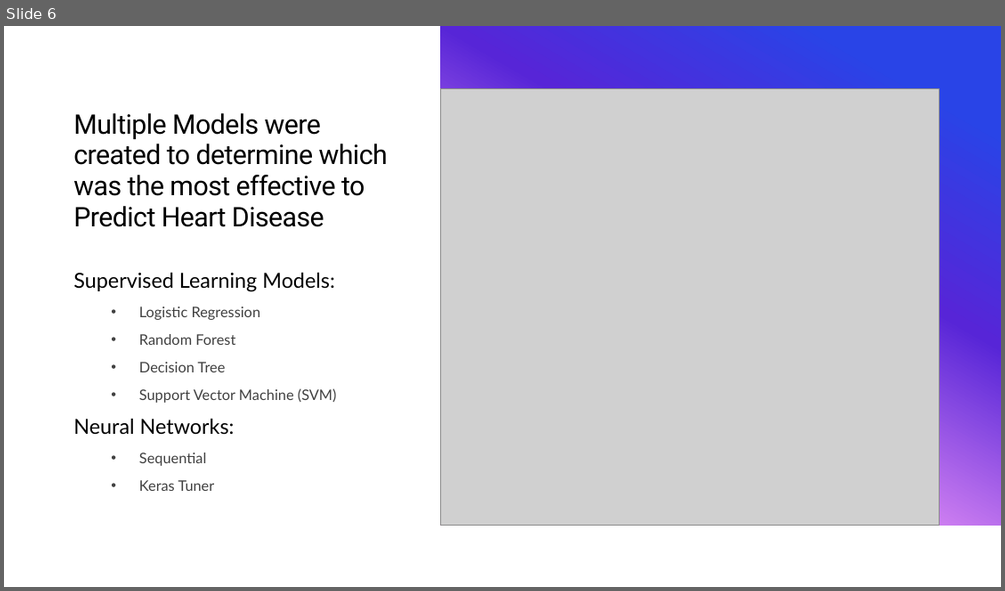
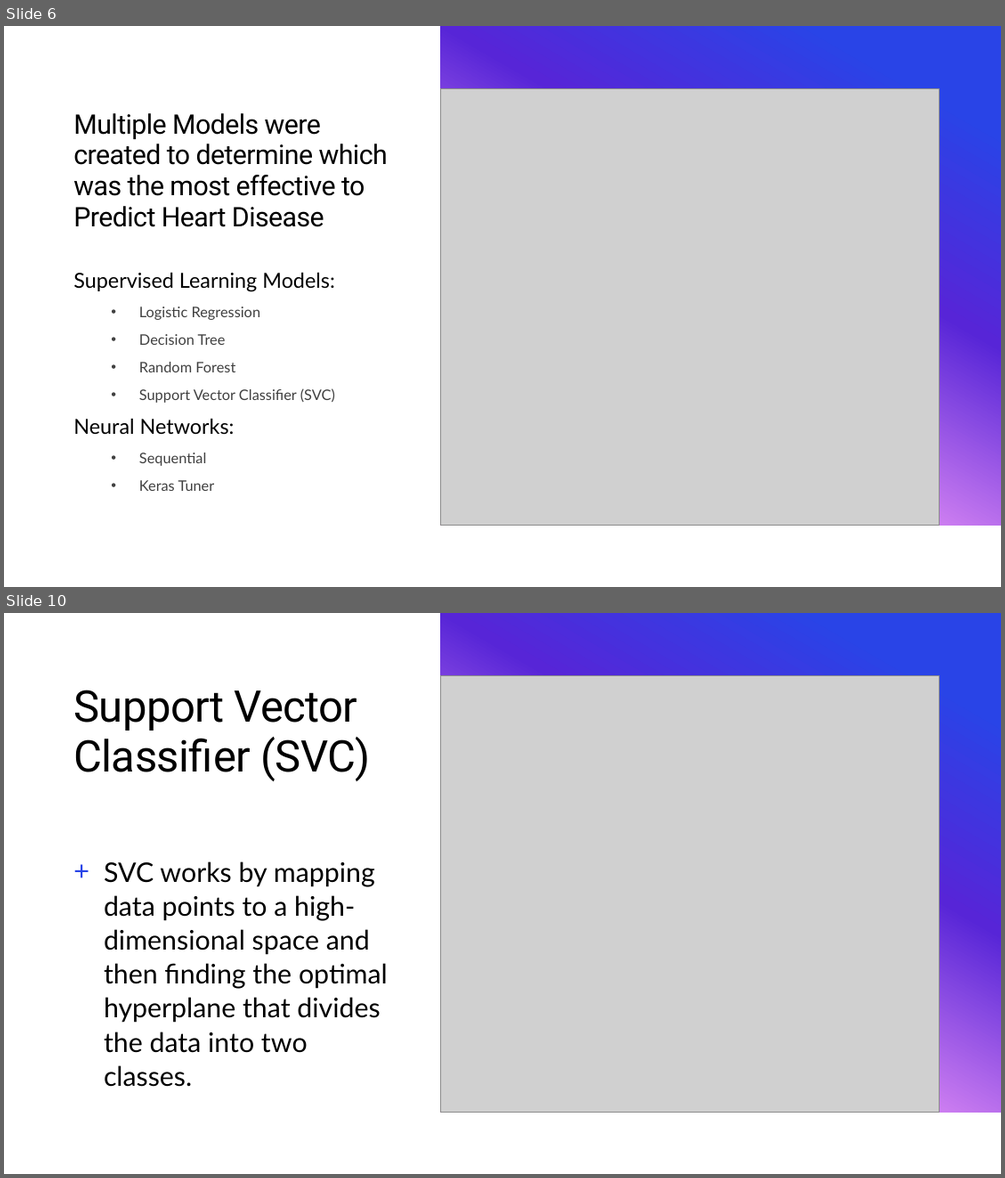
Before and after one commit to b-wild/Heart_Desiease, a slide deck: heart disease heart presentation.pptx. Shown one above the other, each under a label of ours: slide 6 before the commit, slides 6 and 10 after it; the slides between them are not shown. The pictures are 1005x591 and 1005x1178 pixels, drawn with LibreOffice and Linux fonts; fonts in the diff are those of the drawing; grey boxes stand for pictures. Boxes give left, top, right and bottom in pixels: in the first picture for what was removed or moved away, otherwise in the second. Text is boxed around its words. In the diff, an @@ line names an element or a change of style, - is before the commit and + after.

```diff
--- a/heart disease heart presentation.pptx
+++ b/heart disease heart presentation.pptx
@@ slide 10 added at <box>4,613,1001,1174</box>, background #FFFFFF; not listed: 1 template element that a slide beside it also shows @@
@@ freeform shape added at <box>4,613,1001,1112</box>, fill gradient #2944E7 to #5725D7 to #CE7FF1 to #D517C0 to #E72983 @@
@@ rectangle added at <box>4,613,1001,1174</box>, fill #FFFFFF @@
@@ rectangle added at <box>4,613,1001,1111</box>, fill gradient #2944E7 to #5725D7 to #CE7FF1 to #D517C0 to #E72983 @@
@@ rectangle added at <box>4,613,440,1174</box>, fill #FFFFFF @@
@@ title added at <box>73,690,370,781</box>, 42 pt, text #000000 @@
+Support Vector Classifier (SVC)
@@ picture added at <box>440,675,938,1111</box> @@
@@ text added at <box>104,861,388,1086</box>, 26 pt, text #000000 @@
++ SVC works by mapping data points to a high-dimensional space and then finding the optimal hyperplane that divides the data into two classes.
@@ slide 6 changed as well @@
@@ text at <box>139,334,226,345</box>: paragraph added @@
+  • Decision Tree
@@ text at <box>139,388,335,402</box>: text changed @@
-  • Decision Tree
-  • Support Vector Machine (SVM)
+  • Support Vector Classifier (SVC)
```
Also in this commit, not shown: 5 other slides changed, 7 other slides added, 6 slides removed, 9 other files.
